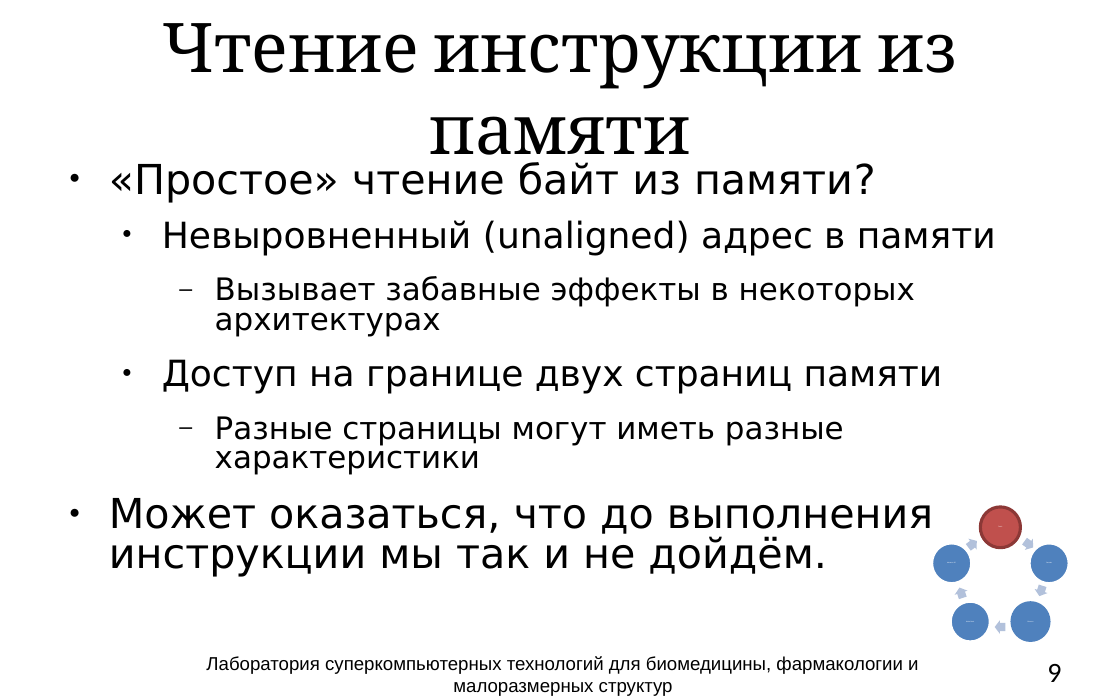
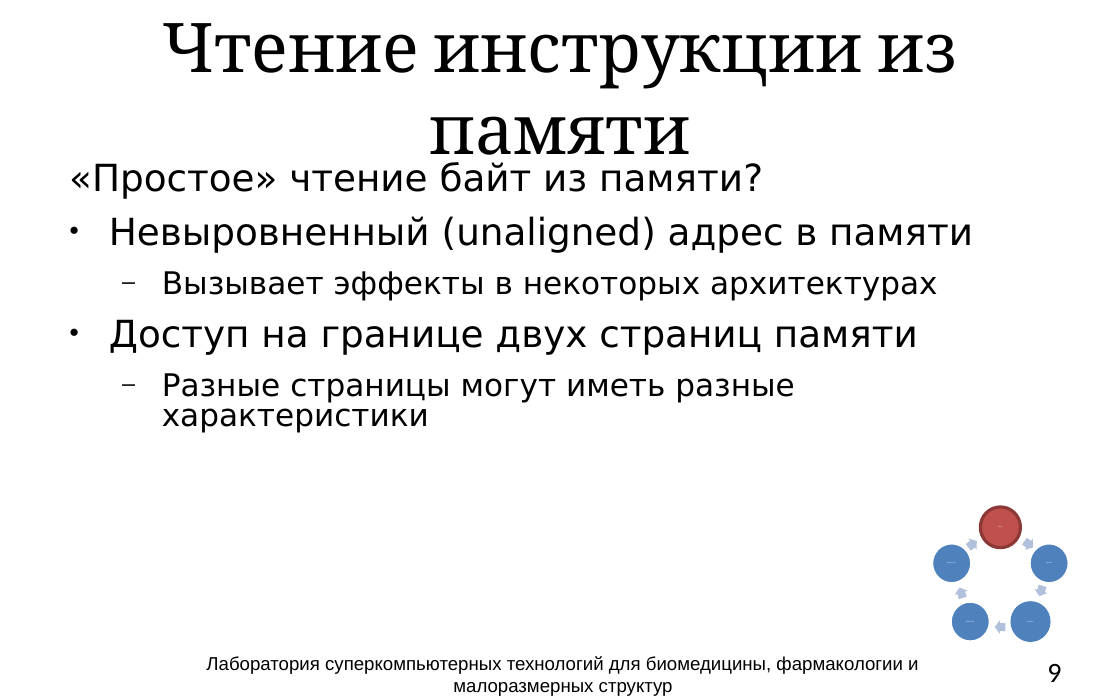
Before and after one commit to atakua/simlectures-archive, a slide deck: slide 9 of lecture03-cpu-interpretation/lecture03-cpu-interpretation.pptx. Drawn at 1120x697 pixels with LibreOffice and Linux fonts; fonts in the diff are those of the drawing; background and template pictures are left out. Boxes give left, top, right and bottom in pixels: in the first picture for what was removed or moved away, otherwise in the second. Text is boxed around its words. In the diff, an @@ line names an element or a change of style, - is before the commit and + after.

```diff
--- a/lecture03-cpu-interpretation/lecture03-cpu-interpretation.pptx
+++ b/lecture03-cpu-interpretation/lecture03-cpu-interpretation.pptx
@@ text at [69, 162, 973, 433]: size 26.5 to 24 pt in "«Простое» чтение байт из памяти?"; size 23.2 to 24 pt in "Невыровненный (unaligned) адрес в памяти", "Доступ на границе двух страниц памяти"; size 19.9 to 20 pt in "Разные страницы могут иметь разные характеристики"; bullet ● to none; indent changed; less space between paragraphs; list level 1 to 2 in "Разные страницы могут иметь разные ..." @@
@@ text at [162, 271, 937, 301]: text changed; size 19.9 to 20 pt @@
-– Вызывает забавные эффекты в некоторых архитектурах
+  – Вызывает эффекты в некоторых архитектурах
@@ text at [109, 498, 933, 577]: paragraph removed @@
-● Может оказаться, что до выполнения инструкции мы так и не дойдём.
```
Also in this commit, not shown: 14 other slides changed, 3 slides added, 2 slides removed.
